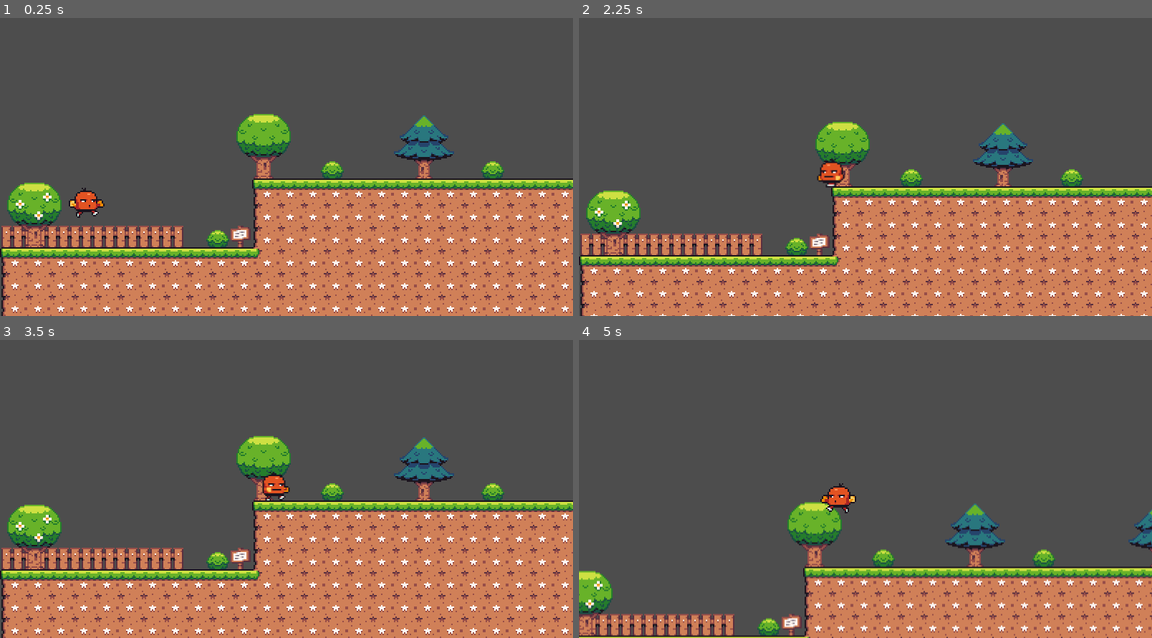
Above: before the commit, frames 1-4 (two rows, left to right).
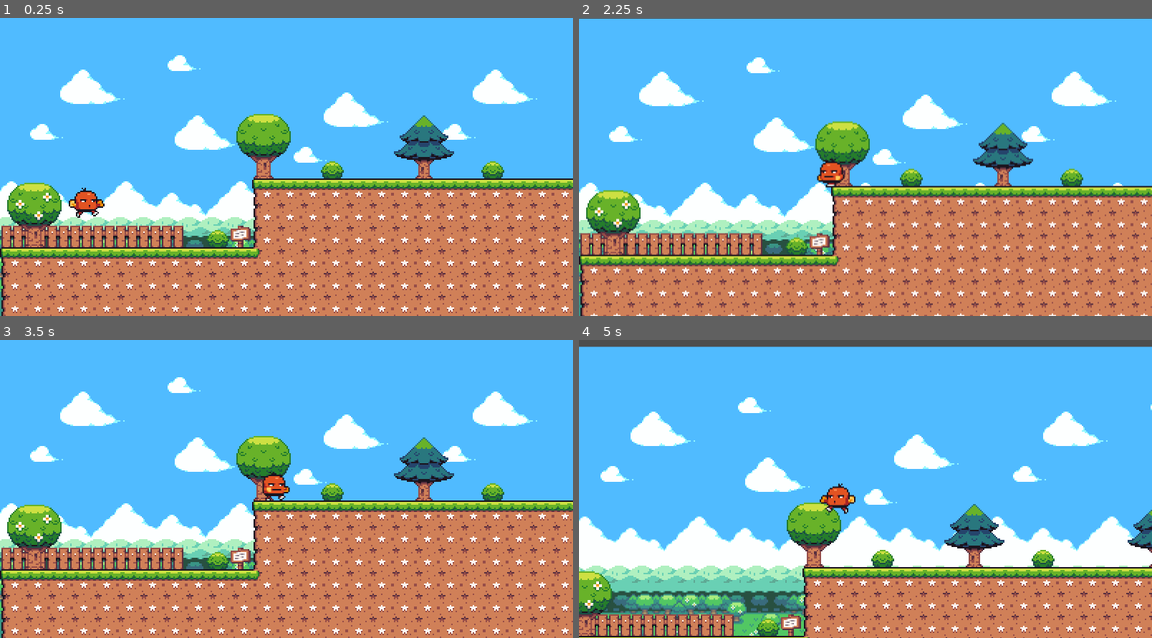
Above: after the commit, the same moments.

Repository: Rafael-Tunes-Mathiensen/2D-Plataform-Godot-Game
Game: Godot game, scene res://scene/game.tscn
The game is run twice, just before and just after one commit, with the same random seed, the same clock (stepped at 60 frames per second) and the same inputs.
Inputs:
- Up to frame 1 (0.25 s): no input
- Up to frame 2 (2.25 s): hold D (right) 0.53-2.03 s; tap Space (jump) at 0.77, 1.52 s; hold A (left) from 2.03 s (still down)
- Up to frame 3 (3.5 s): release A (left) at 2.78 s; hold D (right) from 2.78 s (still down); tap Space (jump) at 3.02 s
- Up to frame 4 (5 s): tap Space (jump) at 3.77, 4.52 s; release D (right) at 4.28 s; hold A (left) from 4.28 s (still down)

The runs differ from the first frame. In frame 1, 57% of the frame differs, in the area x 0-100%, y 0-100%; in frame 2, 65%; in frame 3, 58%; in frame 4, 82%, in the area x 0-100%, y 2-100%.

Commit message:
feat: aprimorar sistema de cameras e deixar individual por fase

Diff:
--- /dev/null
+++ b/plataforma-2d/entities/camera.tscn
@@ -0,0 +1,9 @@
+[gd_scene format=3 uid="uid://chotr1c56af2i"]
+
+[ext_resource type="Script" uid="uid://bxrgjjafq14xw" path="res://scripts/camera.gd" id="1_ixxe8"]
+
+[node name="Camera" type="Camera2D" unique_id=986347926]
+limit_left = 0
+limit_bottom = 208
+position_smoothing_enabled = true
+script = ExtResource("1_ixxe8")
--- a/plataforma-2d/entities/player.tscn
+++ b/plataforma-2d/entities/player.tscn
@@ -104,7 +104,7 @@
 radius = 9.0
 height = 18.0
 
-[node name="Player" type="CharacterBody2D" unique_id=242314627]
+[node name="Player" type="CharacterBody2D" unique_id=242314627 groups=["player"]]
 script = ExtResource("1_merdl")
 SPEED = 100.0
 JUMP_VELOCITY = -300.0
@@ -119,9 +119,3 @@
 visible = false
 position = Vector2(0, 6)
 shape = SubResource("CapsuleShape2D_i623q")
-
-[node name="Camera2D" type="Camera2D" parent="." unique_id=2091920904]
-position = Vector2(1, 0)
-limit_left = 0
-limit_bottom = 208
-position_smoothing_enabled = true
--- a/plataforma-2d/project.godot
+++ b/plataforma-2d/project.godot
@@ -22,6 +22,10 @@
 window/size/mode=2
 window/size/initial_position=Vector2i(100, 0)
 window/stretch/mode="canvas_items"
+
+[global_group]
+
+player=""
 
 [input]
 
--- a/plataforma-2d/scene/forest.tscn
+++ b/plataforma-2d/scene/forest.tscn
@@ -8,6 +8,7 @@
 [ext_resource type="Texture2D" uid="uid://b7o6wc108uufl" path="res://sprites/Seasonal Tilesets/2 - Autumn Forest/Background parts/3 - Bottom_leaf_piles.png" id="6_qxlj4"]
 [ext_resource type="Texture2D" uid="uid://4lwbuajg170p" path="res://sprites/Seasonal Tilesets/2 - Autumn Forest/Background parts/2 - Trees.png" id="7_fk3cu"]
 [ext_resource type="Texture2D" uid="uid://ukn1slihmjyg" path="res://sprites/Seasonal Tilesets/2 - Autumn Forest/Background parts/1 - Leaf_top.png" id="8_qxlj4"]
+[ext_resource type="PackedScene" uid="uid://chotr1c56af2i" path="res://entities/camera.tscn" id="9_jo4av"]
 
 [node name="Forest" type="Node2D" unique_id=1661658724]
 
@@ -15,7 +16,7 @@
 position = Vector2(49, 136)
 
 [node name="Terrain" type="TileMapLayer" parent="." unique_id=736912601]
-tile_map_data = PackedByteArray("AAAAAAwAAQABAAMAAAABAAwAAQA …(1696 unchanged characters)… GAAQAAAAoAA0AAQAGAAQAAAAnAA0AAQAGAAQAAAA=")
+tile_map_data = PackedByteArray("AAAAAAwAAQABAAMAAAABAAwAAQA …(1696 unchanged characters)… GAAQAAAAoAA0AAQAGAAQAAAAnAA0AAQAGAAQAAAAGAAkAAQAJAAMAAAAHAAkAAQAKAAMAAAAIAAkAAQANAAMAAAAGAAYAAQAJAAMAAAAHAAYAAQAKAAMAAAAIAAYAAQANAAMAAAAGAAMAAQAJAAMAAAAHAAMAAQAKAAMAAAAIAAMAAQANAAMAAAA=")
 tile_set = ExtResource("2_2xpkg")
 
 [node name="ParallaxBackground" type="ParallaxBackground" parent="." unique_id=1530935233]
@@ -85,3 +86,7 @@
 centered = false
 region_enabled = true
 region_rect = Rect2(0, 0, 576, 208)
+
+[node name="Camera" parent="." unique_id=986347926 instance=ExtResource("9_jo4av")]
+position = Vector2(71, 130)
+limit_top = 0
--- a/plataforma-2d/scene/game.tscn
+++ b/plataforma-2d/scene/game.tscn
@@ -3,6 +3,12 @@
 [ext_resource type="PackedScene" uid="uid://doc61wlw1ucb7" path="res://entities/player.tscn" id="1_5kiuu"]
 [ext_resource type="TileSet" uid="uid://dhw5qvoo4tv31" path="res://tiles/terrain.tres" id="2_33cqm"]
 [ext_resource type="TileSet" uid="uid://dkhar7p18tlog" path="res://tiles/decoration.tres" id="3_xwcet"]
+[ext_resource type="PackedScene" uid="uid://chotr1c56af2i" path="res://entities/camera.tscn" id="4_xwcet"]
+[ext_resource type="Texture2D" uid="uid://di8b3dwep8vfr" path="res://sprites/Seasonal Tilesets/1 - Grassland/Background parts/5 - Sky_color.png" id="5_p1ry8"]
+[ext_resource type="Texture2D" uid="uid://df8rc22qpptms" path="res://sprites/Seasonal Tilesets/1 - Grassland/Background parts/4 - Cloud_cover_2.png" id="6_17rxn"]
+[ext_resource type="Texture2D" uid="uid://downhfsfir7qc" path="res://sprites/Seasonal Tilesets/1 - Grassland/Background parts/3 - Cloud_cover_1.png" id="7_yq8tf"]
+[ext_resource type="Texture2D" uid="uid://b3pk7baj8pnxx" path="res://sprites/Seasonal Tilesets/1 - Grassland/Background parts/2 - Hills.png" id="8_ym5sv"]
+[ext_resource type="Texture2D" uid="uid://k3kyp3nrito7" path="res://sprites/Seasonal Tilesets/1 - Grassland/Background parts/1 - Foreground_scenery.png" id="9_sng2h"]
 
 [node name="Game" type="Node2D" unique_id=900223972]
 
@@ -19,3 +25,63 @@
 
 [node name="Player" parent="." unique_id=242314627 instance=ExtResource("1_5kiuu")]
 position = Vector2(60, 96)
+
+[node name="Camera" parent="." unique_id=986347926 instance=ExtResource("4_xwcet")]
+position = Vector2(68, 108)
+
+[node name="ParallaxBackground" type="ParallaxBackground" parent="." unique_id=996193210]
+
+[node name="5" type="ParallaxLayer" parent="ParallaxBackground" unique_id=1721578545]
+motion_scale = Vector2(0.1, 0.1)
+motion_mirroring = Vector2(288, 0)
+
+[node name="5" type="Sprite2D" parent="ParallaxBackground/5" unique_id=1322209879]
+texture_repeat = 2
+texture = ExtResource("5_p1ry8")
+centered = false
+region_enabled = true
+region_rect = Rect2(0, 0, 576, 208)
+
+[node name="4" type="ParallaxLayer" parent="ParallaxBackground" unique_id=1010340340]
+motion_scale = Vector2(0.2, 0.2)
+motion_mirroring = Vector2(288, 0)
+
+[node name="4" type="Sprite2D" parent="ParallaxBackground/4" unique_id=172235610]
+texture_repeat = 2
+texture = ExtResource("6_17rxn")
+centered = false
+region_enabled = true
+region_rect = Rect2(0, 0, 576, 208)
+
+[node name="3" type="ParallaxLayer" parent="ParallaxBackground" unique_id=761820773]
+motion_scale = Vector2(0.3, 0.3)
+motion_mirroring = Vector2(288, 0)
+
+[node name="3" type="Sprite2D" parent="ParallaxBackground/3" unique_id=1942204185]
+texture_repeat = 2
+texture = ExtResource("7_yq8tf")
+centered = false
+region_enabled = true
+region_rect = Rect2(0, 0, 576, 208)
+
+[node name="2" type="ParallaxLayer" parent="ParallaxBackground" unique_id=1692889033]
+motion_scale = Vector2(0.4, 0.4)
+motion_mirroring = Vector2(288, 0)
+
+[node name="2" type="Sprite2D" parent="ParallaxBackground/2" unique_id=944499478]
+texture_repeat = 2
+texture = ExtResource("8_ym5sv")
+centered = false
+region_enabled = true
+region_rect = Rect2(0, 0, 576, 208)
+
+[node name="1" type="ParallaxLayer" parent="ParallaxBackground" unique_id=481851525]
+motion_scale = Vector2(0.5, 0.5)
+motion_mirroring = Vector2(288, 0)
+
+[node name="1" type="Sprite2D" parent="ParallaxBackground/1" unique_id=1124160927]
+texture_repeat = 2
+texture = ExtResource("9_sng2h")
+centered = false
+region_enabled = true
+region_rect = Rect2(0, 0, 576, 208)
--- a/plataforma-2d/scene/tropic.tscn
+++ b/plataforma-2d/scene/tropic.tscn
@@ -8,6 +8,7 @@
 [ext_resource type="Texture2D" uid="uid://b04aob7vfvn6o" path="res://sprites/Seasonal Tilesets/3 - Tropics/Background parts/3 - Background_clouds.png" id="6_pss51"]
 [ext_resource type="Texture2D" uid="uid://bhex6r6pia24x" path="res://sprites/Seasonal Tilesets/3 - Tropics/Background parts/2 - Waters_version_2.png" id="7_7xb8y"]
 [ext_resource type="Texture2D" uid="uid://c0ai0y4panu41" path="res://sprites/Seasonal Tilesets/3 - Tropics/Background parts/1 - Waters_version_1.png" id="8_34ia6"]
+[ext_resource type="PackedScene" uid="uid://chotr1c56af2i" path="res://entities/camera.tscn" id="9_34ia6"]
 
 [sub_resource type="SpriteFrames" id="SpriteFrames_7xb8y"]
 animations = [{
@@ -92,3 +93,6 @@
 autoplay = "default"
 frame_progress = 0.5862447
 centered = false
+
+[node name="Camera" parent="." unique_id=986347926 instance=ExtResource("9_34ia6")]
+position = Vector2(81, 123)
--- /dev/null
+++ b/plataforma-2d/scripts/camera.gd
@@ -0,0 +1,18 @@
+extends Camera2D
+
+var target: Node2D
+
+func _ready() -> void:
+	get_target()
+
+func _process(delta: float) -> void:
+	if target:
+		position = target.position
+
+func get_target():
+	var nodes = get_tree().get_nodes_in_group("player")
+	if nodes.size() == 0:
+		push_error("Nenhum Player Encontrado!")
+		return
+
+	target = nodes[0]
--- a/plataforma-2d/tiles/terrain.tres
+++ b/plataforma-2d/tiles/terrain.tres
@@ -6,6 +6,9 @@
 
 [sub_resource type="TileMapPattern" id="TileMapPattern_8t5ty"]
 tile_data = PackedInt32Array(0, 589826, 3, 1, 655362, 3, 2, 786434, 3, 3, 851970, 3)
+
+[sub_resource type="TileMapPattern" id="TileMapPattern_selcm"]
+tile_data = PackedInt32Array(0, 589825, 3, 1, 655361, 3, 2, 851969, 3)
 
 [sub_resource type="TileSetAtlasSource" id="TileSetAtlasSource_33cqm"]
 resource_name = "Grassland"
@@ -87,6 +90,8 @@
 5:1/0/physics_layer_0/polygon_0/points = PackedVector2Array(-8, -8, 8, -8, 8, 0, -8, 0)
 5:1/0/physics_layer_0/polygon_0/one_way = true
 11:1/0 = 0
+11:1/0/physics_layer_0/polygon_0/points = PackedVector2Array(-8, -8, 8, -8, 8, 0, -8, 0)
+11:1/0/physics_layer_0/polygon_0/one_way = true
 3:2/0 = 0
 4:2/0 = 0
 5:2/0 = 0
@@ -106,11 +111,21 @@
 7:3/0 = 0
 7:3/0/physics_layer_0/polygon_0/points = PackedVector2Array(-8, -8, 8, -8, 8, 8, -8, 8)
 9:3/0 = 0
+9:3/0/physics_layer_0/polygon_0/points = PackedVector2Array(-8, -8, 8, -8, 8, 0, -8, 0)
+9:3/0/physics_layer_0/polygon_0/one_way = true
 10:3/0 = 0
+10:3/0/physics_layer_0/polygon_0/points = PackedVector2Array(-8, -8, 8, -8, 8, 0, -8, 0)
+10:3/0/physics_layer_0/polygon_0/one_way = true
 11:3/0 = 0
 12:3/0 = 0
+12:3/0/physics_layer_0/polygon_0/points = PackedVector2Array(-8, -8, 8, -8, 8, 0, -8, 0)
+12:3/0/physics_layer_0/polygon_0/one_way = true
 13:3/0 = 0
+13:3/0/physics_layer_0/polygon_0/points = PackedVector2Array(-8, -8, 8, -8, 8, 0, -8, 0)
+13:3/0/physics_layer_0/polygon_0/one_way = true
 15:3/0 = 0
+15:3/0/physics_layer_0/polygon_0/points = PackedVector2Array(-8, -8, 8, -8, 8, 0, -8, 0)
+15:3/0/physics_layer_0/polygon_0/one_way = true
 1:4/0 = 0
 1:4/0/physics_layer_0/polygon_0/points = PackedVector2Array(-8, -8, 8, -8, 8, 8, -8, 8)
 2:4/0 = 0
@@ -226,3 +241,4 @@
 sources/1 = SubResource("TileSetAtlasSource_qpk70")
 sources/2 = SubResource("TileSetAtlasSource_selcm")
 pattern_0 = SubResource("TileMapPattern_8t5ty")
+pattern_1 = SubResource("TileMapPattern_selcm")
Not shown, added: plataforma-2d/scripts/camera.gd.uid
